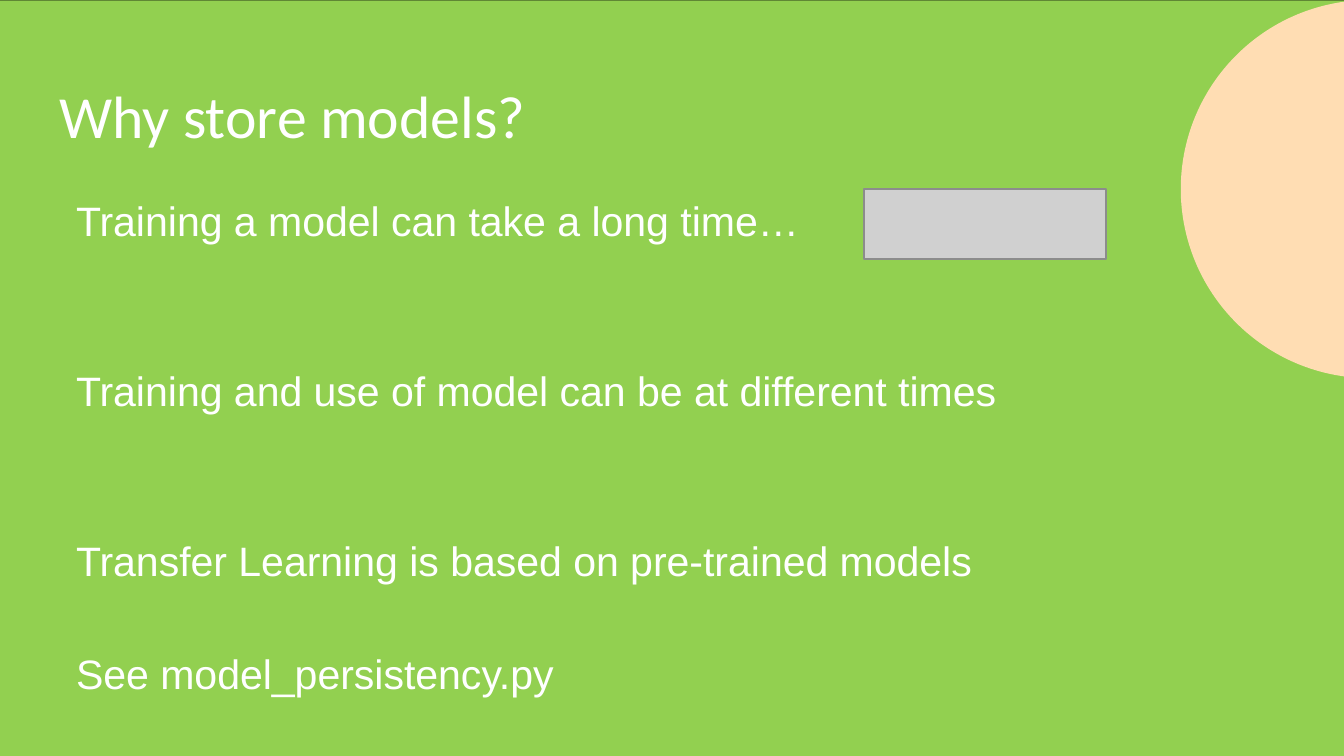
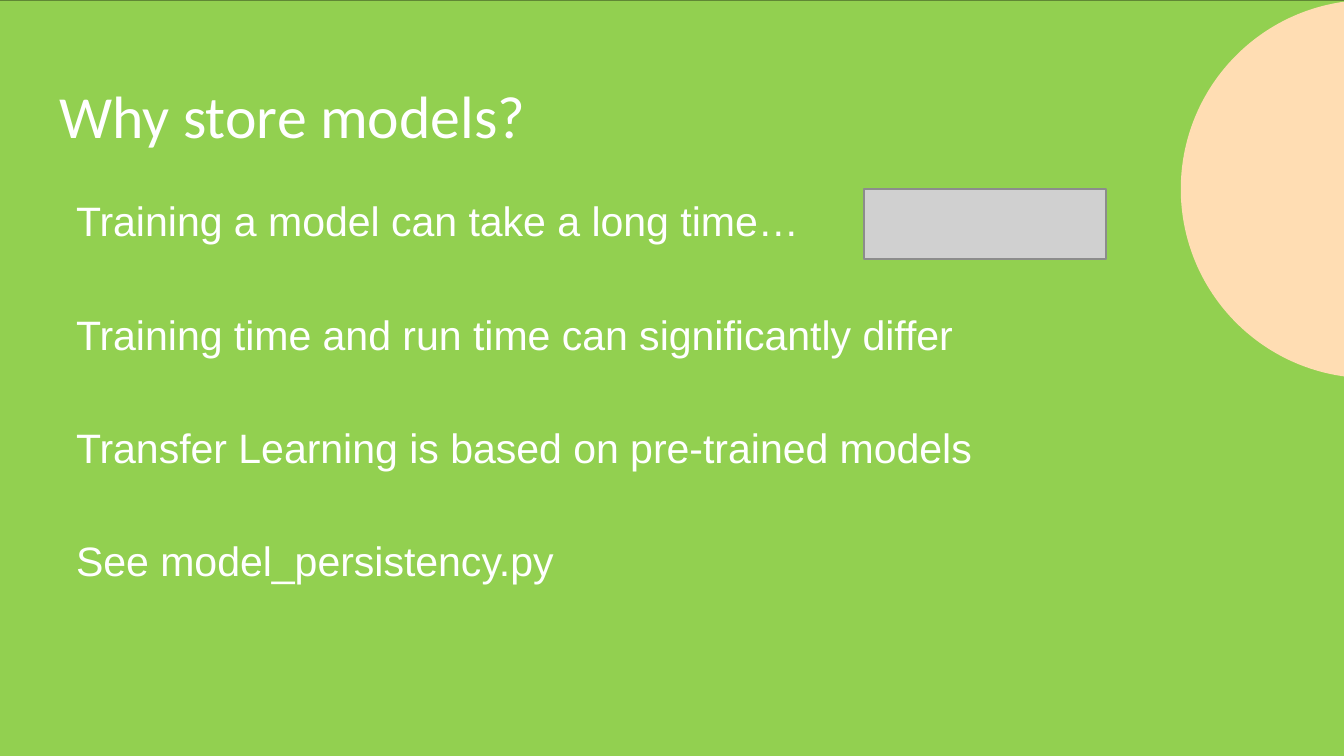
Before and after one commit to frank-trollmann/machine-learning_example-project, a slide deck: slide 14 of documentation/Session 3.pptx. Drawn at 1344x756 pixels with LibreOffice and Linux fonts; fonts in the diff are those of the drawing; grey boxes stand for pictures. Boxes give left, top, right and bottom in pixels: in the first picture for what was removed or moved away, otherwise in the second. Text is boxed around its words. In the diff, an @@ line names an element or a change of style, - is before the commit and + after.

```diff
--- a/documentation/Session 3.pptx
+++ b/documentation/Session 3.pptx
@@ text at (x1=76, y1=320, x2=953, y2=358): text changed @@
-Training and use of model can be at different times
+Training time and run time can significantly differ
```
Also in this commit, not shown: 3 other slides changed, 3 other files.
